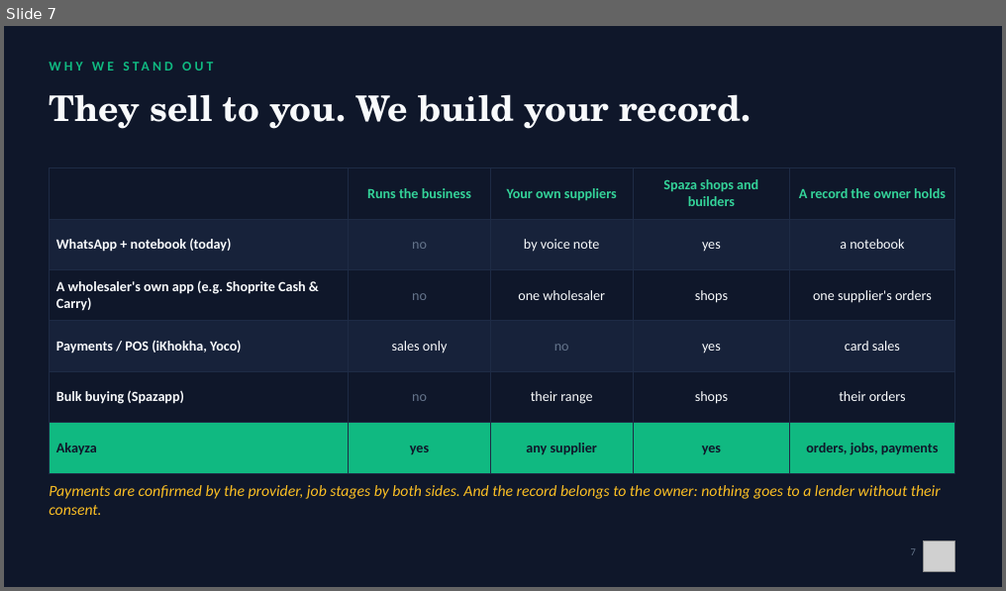
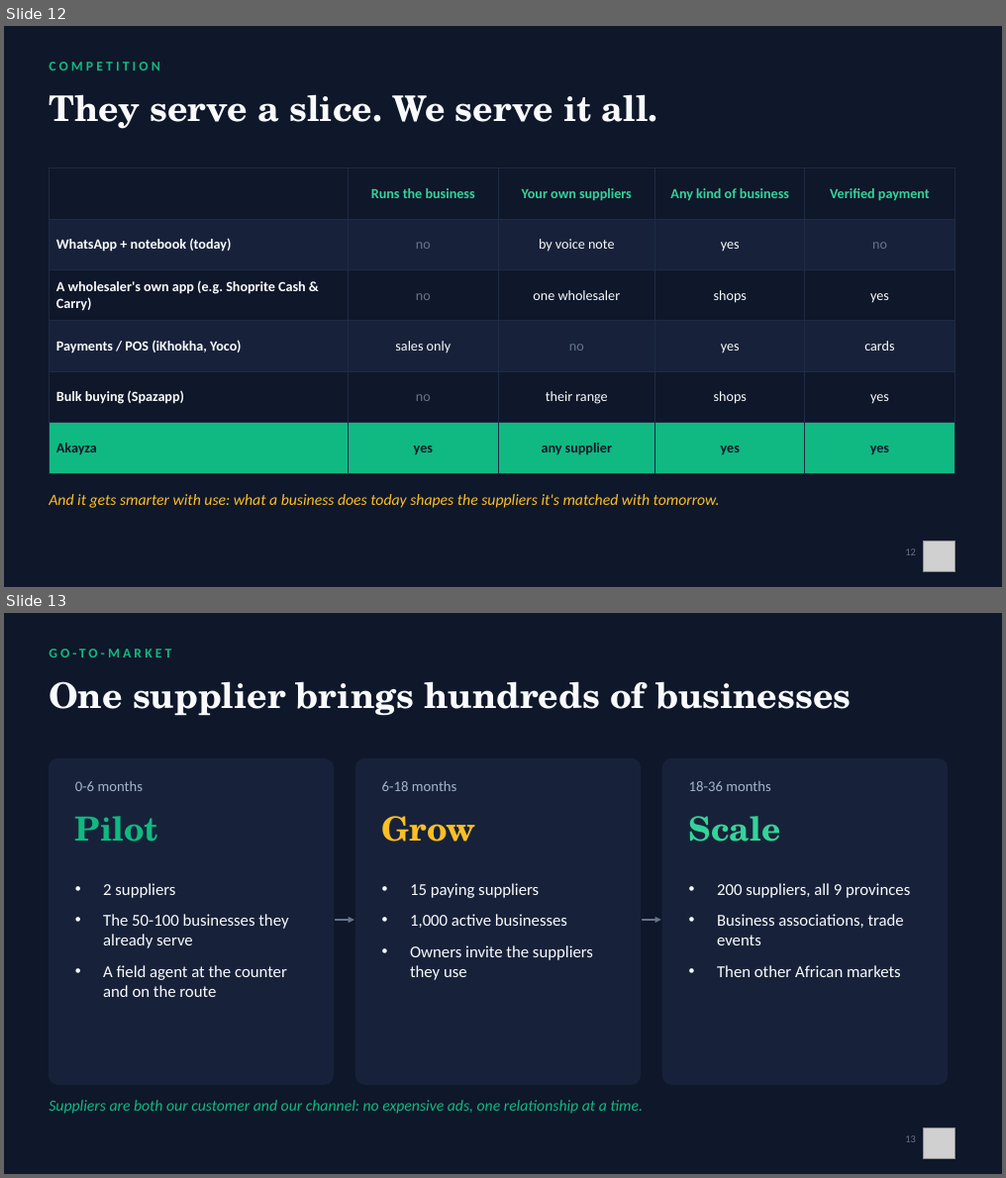
Before and after one commit to Mandla78/KasiFlow, a slide deck: docs/submission/05_final_submission/Akayza_Pitch_TeamPR.pptx. Shown one above the other, each under a label of ours: slide 7 before the commit, slides 12 and 13 after it. The pictures are 1006x591 and 1006x1178 pixels, drawn with LibreOffice and Linux fonts; fonts in the diff are those of the drawing; grey boxes stand for pictures. Boxes give left, top, right and bottom in pixels: in the first picture for what was removed or moved away, otherwise in the second. Text is boxed around its words. In the diff, an @@ line names an element or a change of style, - is before the commit and + after.

```diff
--- a/docs/submission/05_final_submission/Akayza_Pitch_TeamPR.pptx
+++ b/docs/submission/05_final_submission/Akayza_Pitch_TeamPR.pptx
@@ slide 13 added at [4, 613, 1002, 1174], background #0F172A @@
@@ text added at [72, 649, 97, 658], 13 pt, text #10B981, bold @@
+GO-TO-MARKET
@@ text added at [49, 681, 850, 716], 34 pt, text #F8FAFC, bold @@
+One supplier brings hundreds of businesses
@@ rounded rectangle added at [49, 759, 334, 1084], fill #17223A, outline #17223A 1 pt @@
@@ rounded rectangle added at [355, 759, 641, 1084], fill #17223A, outline #17223A 1 pt @@
@@ rounded rectangle added at [662, 759, 947, 1084], fill #17223A, outline #17223A 1 pt @@
@@ text added at [75, 781, 144, 791], 14 pt, text #A3B3C9 @@
+0-6 months
@@ text added at [382, 781, 457, 791], 14 pt, text #A3B3C9 @@
+6-18 months
@@ text added at [689, 781, 771, 791], 14 pt, text #A3B3C9 @@
+18-36 months
@@ text added at [75, 816, 158, 842], 32 pt, text #10B981, bold @@
+Pilot
@@ text added at [382, 816, 476, 842], 32 pt, text #FBBF24, bold @@
+Grow
@@ text added at [689, 816, 781, 842], 32 pt, text #34D399, bold @@
+Scale
@@ text added at [103, 883, 288, 997], 16 pt, text #F8FAFC @@
+• 2 suppliers
+• The 50-100 businesses they already serve
+• A field agent at the counter and on the route
@@ text added at [410, 883, 593, 980], 16 pt, text #F8FAFC @@
+• 15 paying suppliers
+• 1,000 active businesses
+• Owners invite the suppliers they use
@@ text added at [717, 883, 910, 977], 16 pt, text #F8FAFC @@
+• 200 suppliers, all 9 provinces
+• Business associations, trade events
+• Then other African markets
@@ arrow added from (335, 920) to (354, 920), #64748B 1.5 pt @@
@@ arrow added from (642, 920) to (661, 920), #64748B 1.5 pt @@
@@ text added at [49, 1100, 643, 1114], 15 pt, text #10B981, italic @@
+Suppliers are both our customer and our channel: no expensive ads, one relationship at a time.
@@ text added at [905, 1136, 916, 1143], 10 pt, text #64748B @@
+13
@@ picture added at [924, 1128, 954, 1159] @@
@@ what was slide 7 is now slide 12 @@
@@ slide 12 changed as well @@
@@ text at [49, 62, 159, 71]: text changed @@
-WHY WE STAND OUT
+COMPETITION
@@ text at [49, 94, 658, 129]: text changed @@
-They sell to you. We build your record.
+They serve a slice. We serve it all.
@@ table at [49, 169, 954, 459] @@
-row 1, column 4: Spaza shops and builders
+row 1, column 4: Any kind of business
-row 1, column 5: A record the owner holds
+row 1, column 5: Verified payment
-row 2, column 5: a notebook
+row 2, column 5: no
-row 3, column 5: one supplier's orders
+row 3, column 5: yes
-row 4, column 5: card sales
+row 4, column 5: cards
-row 5, column 5: their orders
+row 5, column 5: yes
-row 6, column 5: orders, jobs, payments
+row 6, column 5: yes
@@ text at [49, 494, 720, 508]: text changed @@
-Payments are confirmed by the provider, job stages by both sides. And the record belongs to the owner: nothing goes to a lender without their consent.
+And it gets smarter with use: what a business does today shapes the suppliers it's matched with tomorrow.
@@ text at [905, 549, 916, 556]: text changed @@
-7
+12
```
Also in this commit, not shown: 3 other slides changed, 16 other slides added, 6 slides removed, 14 other files.
